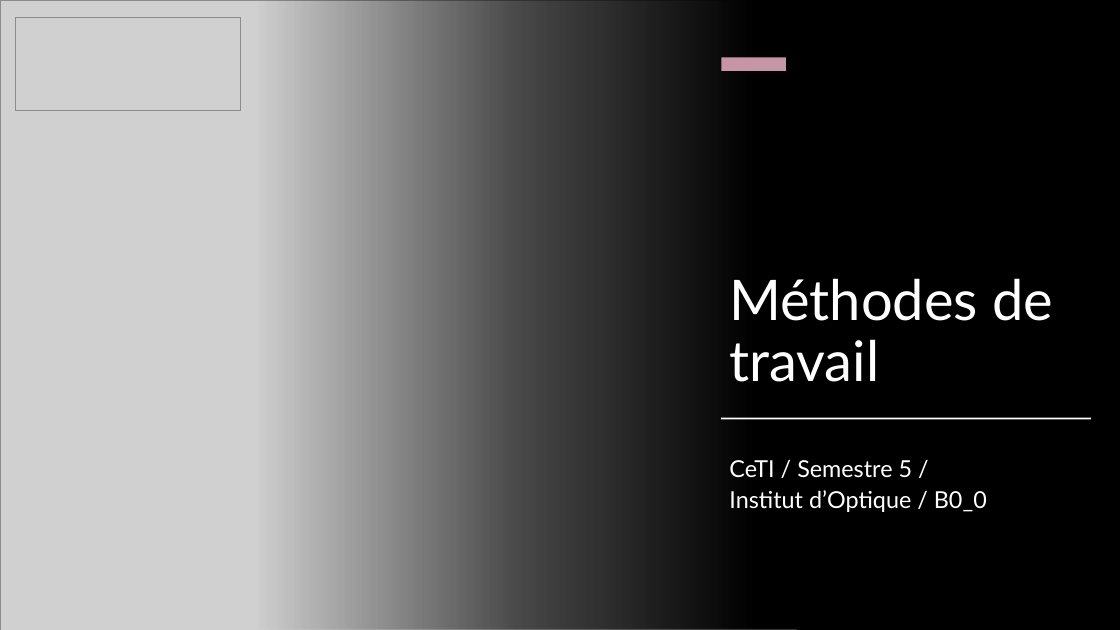
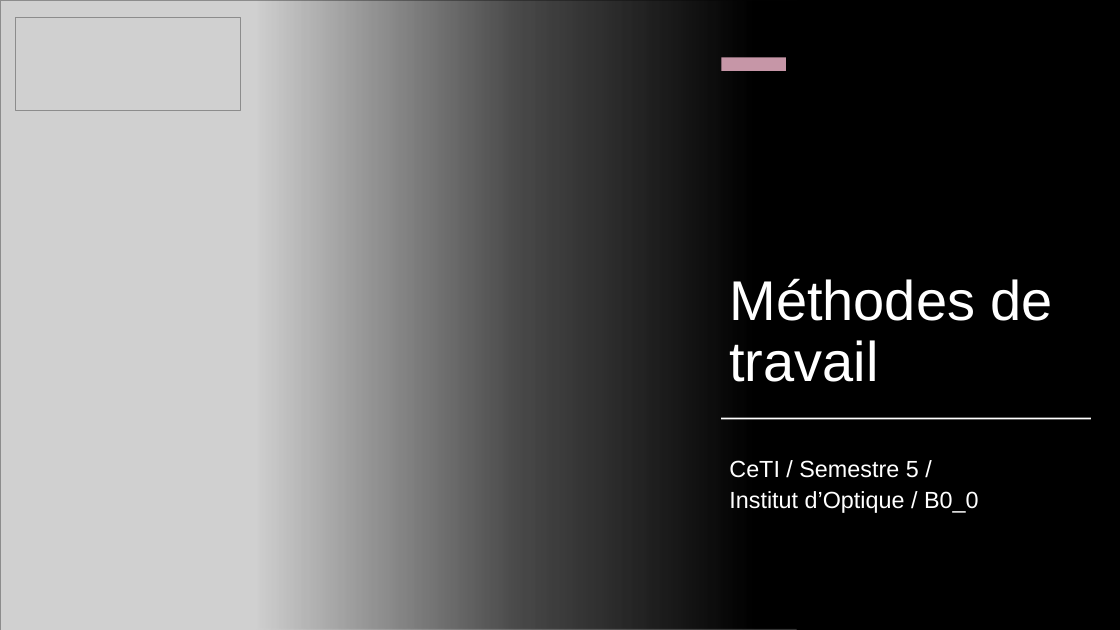
Before and after one commit to IOGS-Digital-Methods/semester-5, a slide deck: slide 15 of electronique/b0_intro/B0_1_CeTI.pptx. Drawn at 1120x630 pixels with LibreOffice and Linux fonts; fonts in the diff are those of the drawing; grey boxes stand for pictures. Boxes give left, top, right and bottom in pixels: in the first picture for what was removed or moved away, otherwise in the second. Text is boxed around its words. In the diff, an @@ line names an element or a change of style, - is before the commit and + after.

```diff
--- a/electronique/b0_intro/B0_1_CeTI.pptx
+++ b/electronique/b0_intro/B0_1_CeTI.pptx
@@ title "Méthodes de travail" at [729,278,1053,382]: font Lato to Arial @@
@@ subtitle "CeTI / Semestre 5 / ..." at [729,460,979,513]: font Lato to Arial @@
```
Also in this commit, not shown: 5 other slides changed.
